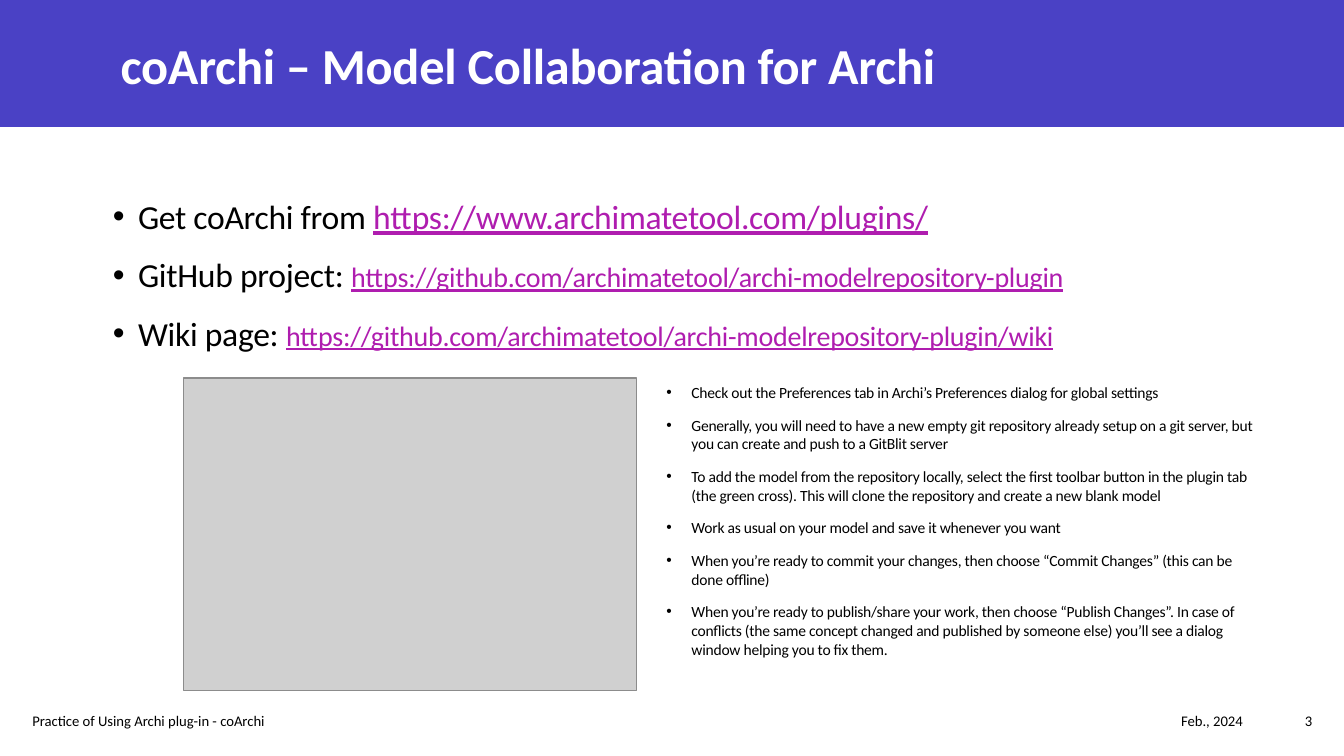
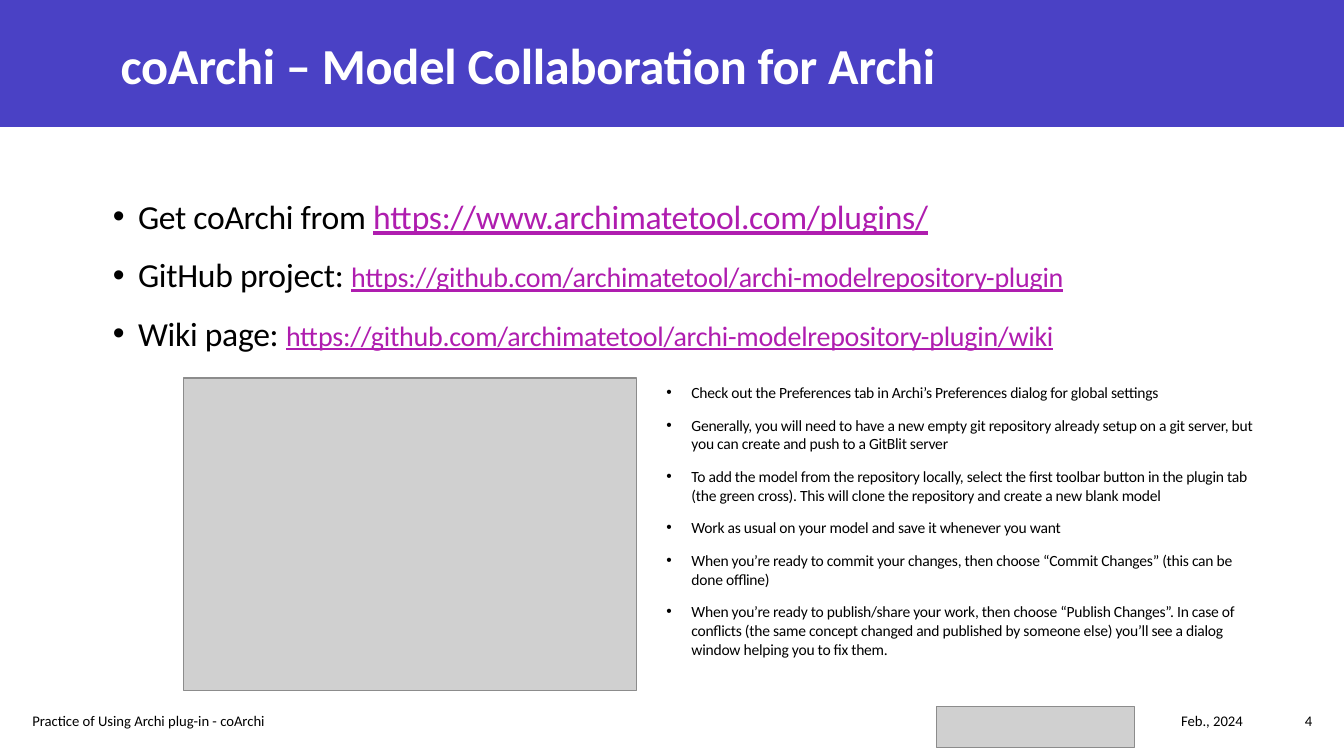
Before and after one commit to yasenstar/EA, a slide deck: slide 4 of architool/Using-coArchi.pptx (slide 3 before the commit). Drawn at 1344x756 pixels with LibreOffice and Linux fonts; fonts in the diff are those of the drawing; grey boxes stand for pictures. Boxes give left, top, right and bottom in pixels: in the first picture for what was removed or moved away, otherwise in the second. Text is boxed around its words. In the diff, an @@ line names an element or a change of style, - is before the commit and + after.

```diff
--- a/architool/Using-coArchi.pptx
+++ b/architool/Using-coArchi.pptx
@@ picture added at [937,706,1135,747] @@
@@ page number at [1305,716,1312,726]: text changed @@
-3
+4
```
Also in this commit, not shown: 1 other slide changed, 5 slides added.
